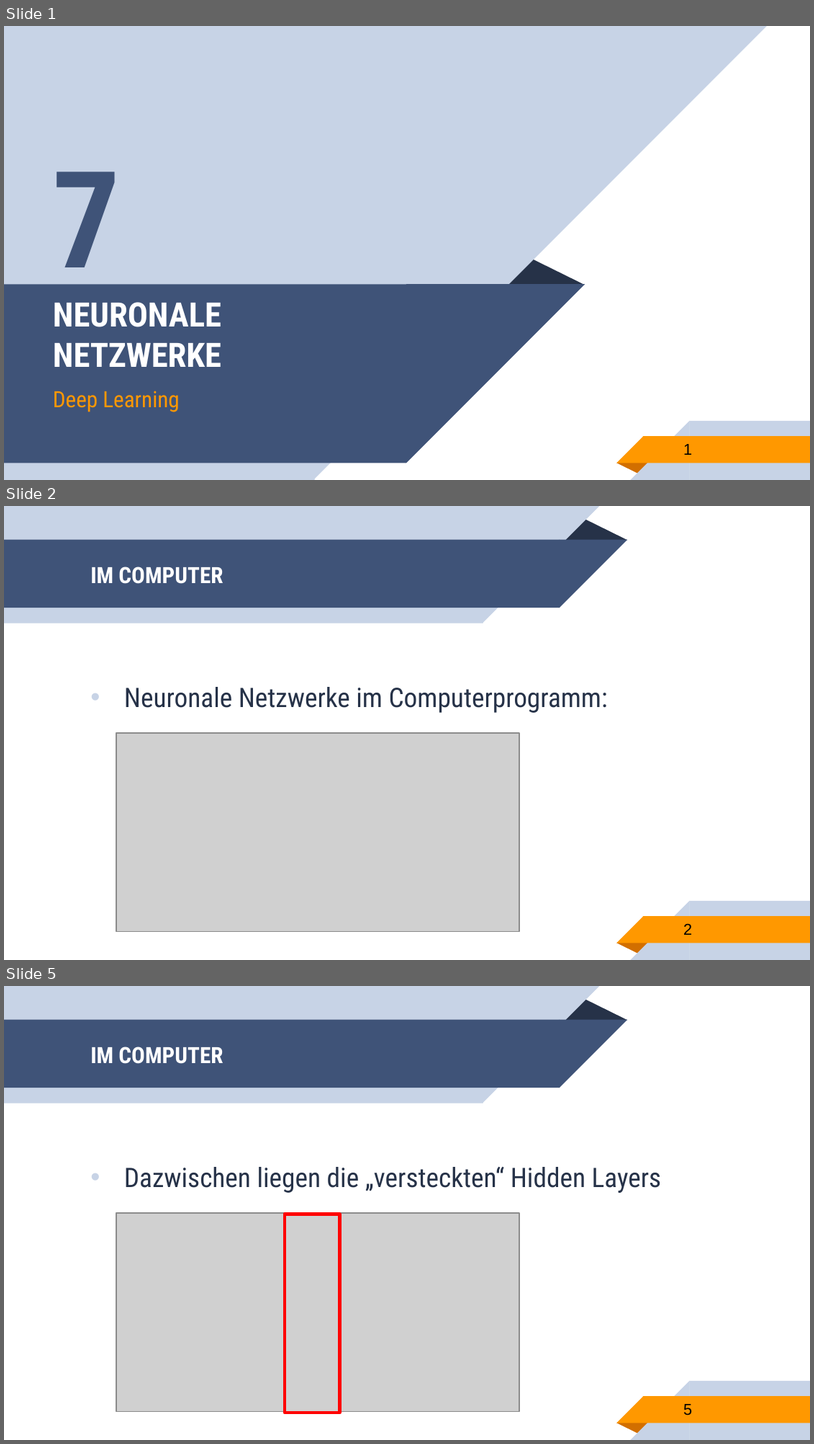
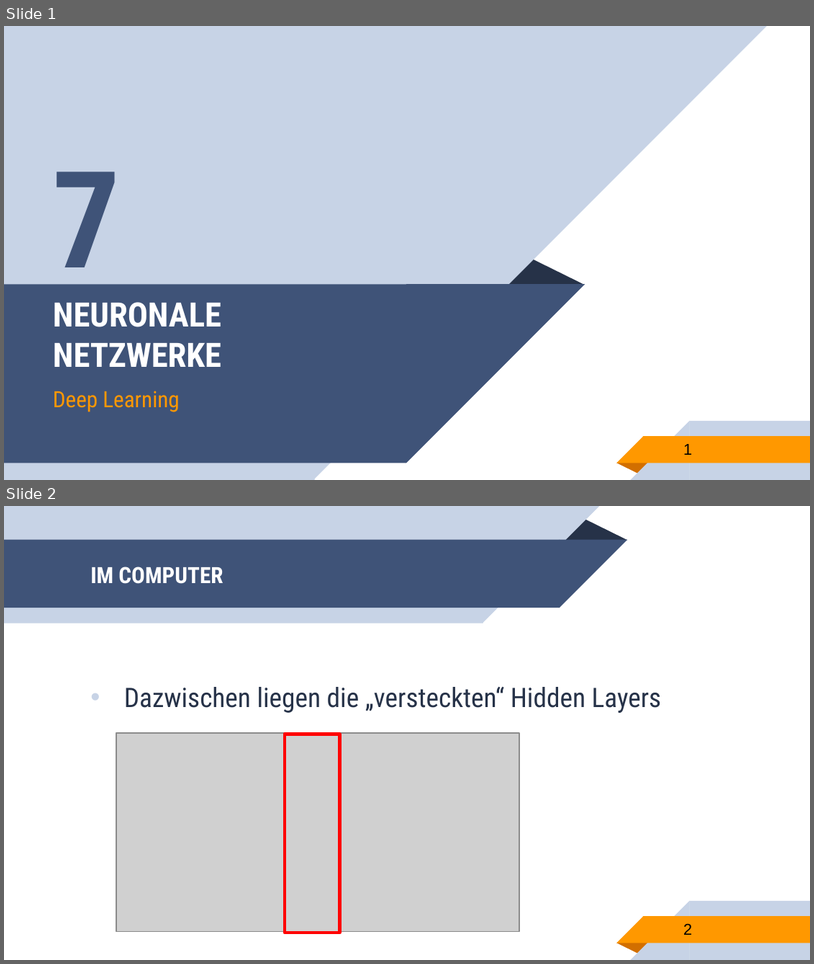
Before and after one commit to franneck94/UdemyML, a slide deck: lectures/DeepNeuralNetworks.pptx. Shown one above the other, each under a label of ours: slides 1, 2 and 5 before the commit, slides 1 and 2 after it; the slides between them are not shown. The pictures are 814x1444 and 814x964 pixels, drawn with LibreOffice and Linux fonts; fonts in the diff are those of the drawing; grey boxes stand for pictures. Boxes give left, top, right and bottom in pixels: in the first picture for what was removed or moved away, otherwise in the second. Text is boxed around its words. In the diff, an @@ line names an element or a change of style, - is before the commit and + after.

```diff
--- a/lectures/DeepNeuralNetworks.pptx
+++ b/lectures/DeepNeuralNetworks.pptx
@@ slide 2 removed at (4,506,810,960), background #FFFFFF; not listed: 10 template elements that a slide beside it also shows @@
@@ title removed at (90,566,223,584) @@
-IM COMPUTER
@@ text removed at (124,687,608,713) @@
-• Neuronale Netzwerke im Computerprogramm:
@@ picture removed at (116,733,520,931) @@
@@ page number removed at (684,923,692,934) @@
-2
@@ what was slide 5 is now slide 2 @@
@@ page number at (684,923,692,934): text changed @@
-5
+2
```
Also in this commit, not shown: 2 other slides removed, 2 other files.
